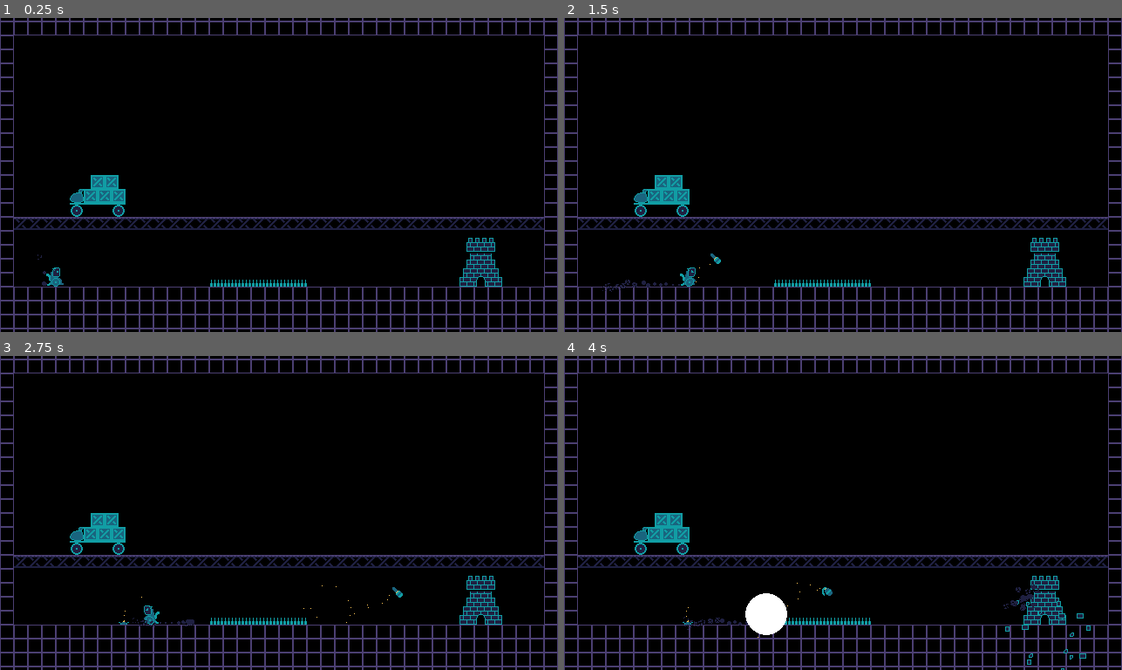
Above: before the commit, frames 1-4 (two rows, left to right).
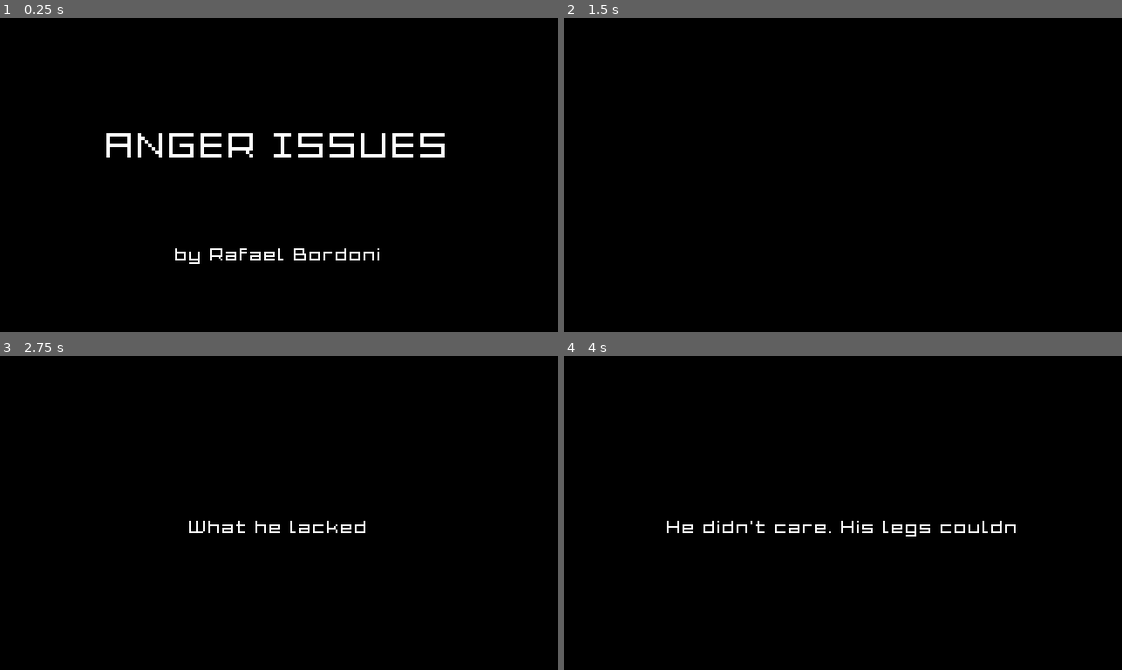
Above: after the commit, the same moments.

Repository: eldskald/acerola-jam-0
Game: Godot game, scene res://main.tscn
Two runs of this game, one before a commit and one after it. Both use one fixed random seed, a clock stepped at 60 frames per second and the inputs below.
Inputs:
- Up to frame 1 (0.25 s): no input
- Up to frame 2 (1.5 s): tap Enter at 0.5 s; hold S (look_down) 0.53-1.28 s; hold D (move_right) from 0.53 s (still down); tap K (throw_grenade) at 1.35 s
- Up to frame 3 (2.75 s): release D (move_right) at 2.03 s; hold A (move_left) from 2.03 s (still down); tap J (throw_mine) at 2.1 s
- Up to frame 4 (4 s): release A (move_left) at 2.78 s; hold D (move_right) from 2.78 s (still down); tap S (look_down) at 2.85 s; tap K (throw_grenade) at 3.6 s

The runs differ from the first frame. In frame 1, 12% of the frame differs, in the area x 0-100%, y 0-100%; in frame 2, 10%; in frame 3, 10%; in frame 4, 12%.

Commit message:
Add an intro to the game

Diff:
--- a/project/globals/globals.gd
+++ b/project/globals/globals.gd
@@ -3,6 +3,7 @@
 @export var _explosion_scene: PackedScene
 @export var _levels: Array[PackedScene]
 @export var _transition_scene: PackedScene
+@export var _intro: PackedScene
 
 @onready var _main = get_node("/root/Main")
 @onready var _select_sound: AudioStreamPlayer = $Select
@@ -68,6 +69,10 @@
 	_select_sound.play()
 
 
+func go_to_intro() -> void:
+	_main.change_scene(_intro)
+
+
 func go_to_level(level: int) -> void:
 	_current_level = level
 	_main.change_scene(
--- a/project/globals/globals.tscn
+++ b/project/globals/globals.tscn
@@ -1,10 +1,11 @@
-[gd_scene load_steps=16 format=3 uid="uid://dmjqdo2a3s2vq"]
+[gd_scene load_steps=17 format=3 uid="uid://dmjqdo2a3s2vq"]
 
 [ext_resource type="Script" path="res://globals/globals.gd" id="1_61u7e"]
 [ext_resource type="PackedScene" uid="uid://c0a5he5ikosgq" path="res://explosion/explosion.tscn" id="2_r68vw"]
 [ext_resource type="PackedScene" uid="uid://bkauum4q1lmml" path="res://levels/level-01.tscn" id="3_bn0fs"]
 [ext_resource type="PackedScene" uid="uid://djuoffyay1pxx" path="res://levels/level-02.tscn" id="4_llu4g"]
 [ext_resource type="PackedScene" uid="uid://d383onb8oyear" path="res://levels/level-transition/level-transition.tscn" id="5_1p1lx"]
+[ext_resource type="PackedScene" uid="uid://57chex1qtvas" path="res://levels/intro/intro.tscn" id="6_nf52f"]
 [ext_resource type="AudioStream" uid="uid://f2l6i8qfv2ld" path="res://assets/sfx/explosion-1.wav" id="6_ov745"]
 [ext_resource type="AudioStream" uid="uid://cmykwfsdjtlsr" path="res://assets/sfx/explosion-2.wav" id="7_61053"]
 [ext_resource type="AudioStream" uid="uid://bqvj7bharukar" path="res://assets/sfx/explosion-3.wav" id="8_yr2rn"]
@@ -21,6 +22,7 @@
 _explosion_scene = ExtResource("2_r68vw")
 _levels = Array[PackedScene]([ExtResource("3_bn0fs"), ExtResource("4_llu4g")])
 _transition_scene = ExtResource("5_1p1lx")
+_intro = ExtResource("6_nf52f")
 
 [node name="Explosion1" type="AudioStreamPlayer" parent="."]
 stream = ExtResource("6_ov745")
--- /dev/null
+++ b/project/levels/intro/intro.gd
@@ -0,0 +1,76 @@
+class_name Intro
+extends CanvasLayer
+
+const MESSAGE_1 := """
+Years ago, a poor goblin was born. His body was weak, and his legs were small and twisted.
+He couldn't walk.
+"""
+
+const MESSAGE_2 := """
+"Monster! Aberration!" - cried the other goblin children.
+He always got mad and would claw and bite back. He was reckless and had a short fuse.
+"""
+
+const MESSAGE_3 := """
+What he lacked in physical strength, he made up for with sheer will.
+In early youth, he learned to channel his anger into constructive goals.
+"""
+
+const MESSAGE_4 := """
+When the gnomes attacked, he knew what to do. Unfortunately, the others wouldn't let he join the war due to his disabilities.
+"""
+
+const MESSAGE_5 := """
+He didn't care. His legs couldn't stop him, goblins couldn't stop him, gnomes won't either.
+Determined, he is about to show what an actual butt kicking looks like!
+"""
+
+const MESSAGES := [null, MESSAGE_1, MESSAGE_2, MESSAGE_3, MESSAGE_4, MESSAGE_5]
+
+@onready var _title: Label = $GameTitle
+@onready var _credits: Label = $Credits
+@onready var _label: Label = $Label
+@onready var _timer: Timer = $WaitTimer
+@onready var _first_timer: Timer = $FirstTimer
+@onready var _last_timer: Timer = $LastTimer
+@onready var _anim: AnimationPlayer = $AnimationPlayer
+
+var _state: int = 0
+
+
+func _physics_process(_delta):
+	if (
+		Input.is_anything_pressed()
+		and _timer.is_stopped()
+		and _first_timer.is_stopped()
+		and _state <= 6
+	):
+		match _state:
+			0:
+				Globals.play_explosion_sound(0)
+				_title.hide()
+				_credits.hide()
+				_first_timer.start()
+			6:
+				Globals.play_explosion_sound(0)
+				_label.hide()
+				_last_timer.start()
+			_:
+				Globals.play_select_sound()
+				_label.text = MESSAGES[_state]
+				_anim.stop()
+				_anim.play("show_text")
+				_timer.start()
+		_state += 1
+
+
+func _on_first_timer_timeout():
+	_label.text = MESSAGE_1
+	_anim.stop()
+	_anim.play("show_text")
+	_timer.start()
+	_state += 1
+
+
+func _on_last_timer_timeout():
+	Globals.go_to_level(1)
--- /dev/null
+++ b/project/levels/intro/intro.tscn
@@ -0,0 +1,83 @@
+[gd_scene load_steps=5 format=3 uid="uid://57chex1qtvas"]
+
+[ext_resource type="FontFile" uid="uid://c2x1quwgrr3sw" path="res://assets/fonts/Acme 7 Wide Xtnd.ttf" id="1_glnbf"]
+[ext_resource type="Script" path="res://levels/intro/intro.gd" id="1_u03qj"]
+
+[sub_resource type="Animation" id="Animation_r0l84"]
+resource_name = "show_text"
+length = 5.0
+tracks/0/type = "value"
+tracks/0/imported = false
+tracks/0/enabled = true
+tracks/0/path = NodePath("Label:visible_characters")
+tracks/0/interp = 1
+tracks/0/loop_wrap = true
+tracks/0/keys = {
+"times": PackedFloat32Array(0, 5),
+"transitions": PackedFloat32Array(1, 1),
+"update": 0,
+"values": [0, 400]
+}
+
+[sub_resource type="AnimationLibrary" id="AnimationLibrary_8af7w"]
+_data = {
+"show_text": SubResource("Animation_r0l84")
+}
+
+[node name="Intro" type="CanvasLayer"]
+script = ExtResource("1_u03qj")
+
+[node name="GameTitle" type="Label" parent="."]
+anchors_preset = -1
+anchor_right = 1.0
+anchor_bottom = 0.8
+grow_horizontal = 2
+grow_vertical = 2
+theme_override_fonts/font = ExtResource("1_glnbf")
+theme_override_font_sizes/font_size = 32
+text = "ANGER ISSUES"
+horizontal_alignment = 1
+vertical_alignment = 1
+
+[node name="Credits" type="Label" parent="."]
+anchors_preset = -1
+anchor_top = 0.5
+anchor_right = 1.0
+anchor_bottom = 1.0
+theme_override_fonts/font = ExtResource("1_glnbf")
+theme_override_font_sizes/font_size = 16
+text = "by Rafael Bordoni"
+horizontal_alignment = 1
+vertical_alignment = 1
+
+[node name="Label" type="Label" parent="."]
+anchors_preset = -1
+anchor_left = 0.1
+anchor_right = 0.9
+anchor_bottom = 1.0
+grow_horizontal = 2
+grow_vertical = 2
+theme_override_fonts/font = ExtResource("1_glnbf")
+theme_override_font_sizes/font_size = 16
+horizontal_alignment = 1
+vertical_alignment = 1
+autowrap_mode = 2
+visible_characters = 0
+
+[node name="AnimationPlayer" type="AnimationPlayer" parent="."]
+libraries = {
+"": SubResource("AnimationLibrary_8af7w")
+}
+
+[node name="WaitTimer" type="Timer" parent="."]
+wait_time = 0.5
+one_shot = true
+
+[node name="FirstTimer" type="Timer" parent="."]
+one_shot = true
+
+[node name="LastTimer" type="Timer" parent="."]
+one_shot = true
+
+[connection signal="timeout" from="FirstTimer" to="." method="_on_first_timer_timeout"]
+[connection signal="timeout" from="LastTimer" to="." method="_on_last_timer_timeout"]
--- a/project/levels/level-transition/level-transition.gd
+++ b/project/levels/level-transition/level-transition.gd
@@ -4,11 +4,12 @@
 const MESSAGES := [
 	"If you're not getting hurt by your own bombs, you're not cooking them right.",
 	"Anger is fuel. It can do work or set your house on fire. Your choice.",
-	"Gnome alchemists try to make gold and cry when they get an explosion, they don't know what's actually valuable.",
+	"Gnome alchemists try to make gold and get mad when they get an explosion, they don't understand value.",
 	"Now they blew it!",
 	"There are many forms of power but if you have willpower, you can get all others.",
 	"Controlling your emotions isn't about bottling them up, it's about releasing them the right way.",
 	"The secret to cooking bombs is to put some love in it.",
+	"I'm the real bomb!",
 ]
 
 @onready var _label: Label = $Label
--- a/project/main.gd
+++ b/project/main.gd
@@ -3,7 +3,7 @@
 
 
 func _ready() -> void:
-	Globals.go_to_level(1)
+	Globals.go_to_intro()
 
 
 func change_scene(scene: PackedScene, load_data: Dictionary = {}) -> void:
